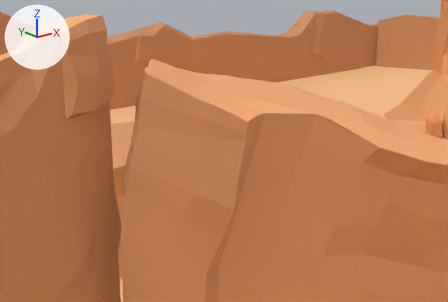
Renders of the FBX model EcoSphere/Assets/Models/Levels/level1.fbx from each side of a commit.
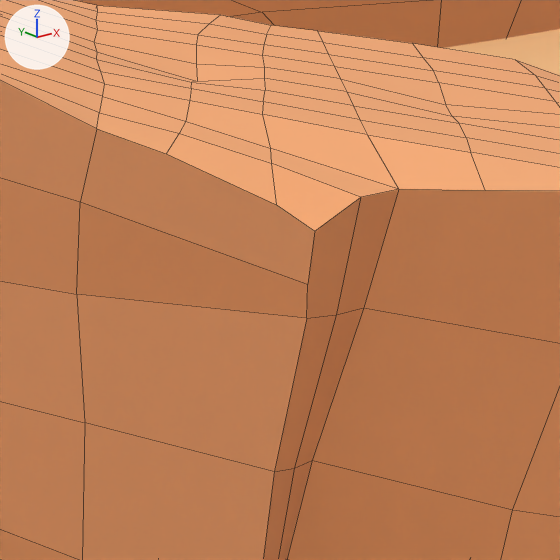
Each version is shown from a 50 mm lens placed at (132.48, -52.38, 22.8), pointed at (166.17, -10.26, 5.95), then close up on the part from 40% to 67% of the width and 24% to 64% of the height. The axes (+X, +Y, +Z) are drawn at upper left. The lights are the same throughout. The close-ups show mesh edges as thin lines. Where no turn or scale is listed for an object, it has been applied to the vertices.
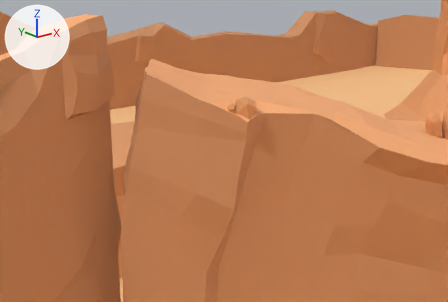
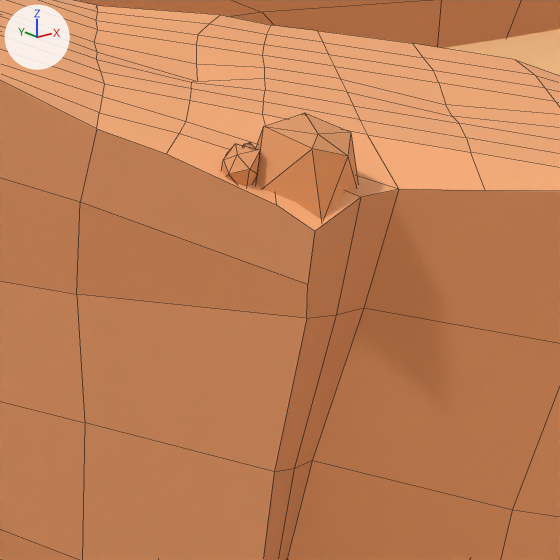
The change, as JSON lines over the scene's bpy script:
```json
{"op": "add", "block": "me_icosphere_036", "code": ["me_icosphere_036 = bpy.data.meshes.new('Icosphere.036')", "me_icosphere_036.from_pydata([(0.196, 0.139, -0.185), (-0.239, 0.363, -0.377), (0.081, 0.559, 0.108), (0.505, 0.136, 0.239), (0.274, -0.201, -0.165), (-0.012, -0.181, -0.546), (-0.332, 0.123, 0.157), (-0.11, 0.029, 0.454), (0.211, -0.346, 0.361), (-0.109, -0.418, 0.027), (-0.404, -0.132, -0.076), (-0.179, -0.118, 0.276)], [], [(0, 1, 2), (1, 0, 5), (0, 2, 3), (0, 3, 4), (0, 4, 5), (1, 5, 10), (2, 1, 6), (3, 2, 7), (4, 3, 8), (5, 4, 9), (1, 10, 6), (2, 6, 7), (3, 7, 8), (4, 8, 9), (5, 9, 10), (6, 10, 11), (7, 6, 11), (8, 7, 11), (9, 8, 11), (10, 9, 11)])", "me_icosphere_036.materials.append(mat_mountain_rock_1)  # orange #e49d68"]}
{"op": "add", "block": "me_icosphere_035", "code": ["me_icosphere_035 = bpy.data.meshes.new('Icosphere.035')", "me_icosphere_035.from_pydata([(-0.01, 0.31, -0.64), (0.99, -0.39, -0.83), (-0.38, -0.81, -1.02), (-1.23, 0.24, -0.51), (-0.39, 1.29, -0.01), (0.98, 0.9, -0.21), (0.24, -0.84, 0.25), (-0.61, -0.75, 0.52), (-0.92, 0.35, 0.81), (0.17, 0.4, 0.92), (0.79, -0.3, 0.56), (-0.18, -0.43, 0.68)], [], [(0, 1, 2), (1, 0, 5), (0, 2, 3), (0, 3, 4), (0, 4, 5), (1, 5, 10), (2, 1, 6), (3, 2, 7), (4, 3, 8), (5, 4, 9), (1, 10, 6), (2, 6, 7), (3, 7, 8), (4, 8, 9), (5, 9, 10), (6, 10, 11), (7, 6, 11), (8, 7, 11), (9, 8, 11), (10, 9, 11)])", "me_icosphere_035.materials.append(mat_mountain_rock_1)  # orange #e49d68"]}
{"op": "add", "block": "ob_rock_1_031", "code": ["ob_rock_1_031 = bpy.data.objects.new('Rock 1.031', me_icosphere_036)", "ob_rock_1_031.location = (167.17, -10.09, 9.76)"]}
{"op": "add", "block": "ob_rock_1_030", "code": ["ob_rock_1_030 = bpy.data.objects.new('Rock 1.030', me_icosphere_035)", "ob_rock_1_030.location = (168.55, -10.58, 9.71)"]}
```

What differs and where, as boxes [x1, y1, x2, y2] in the close-ups (560 x 560 px):
```json
{"object": "Rock 1.030", "change": "added", "after": [256, 113, 358, 220], "on screen": "orange"}
{"object": "Rock 1.031", "change": "added", "after": [222, 144, 260, 186], "on screen": "orange"}
```
